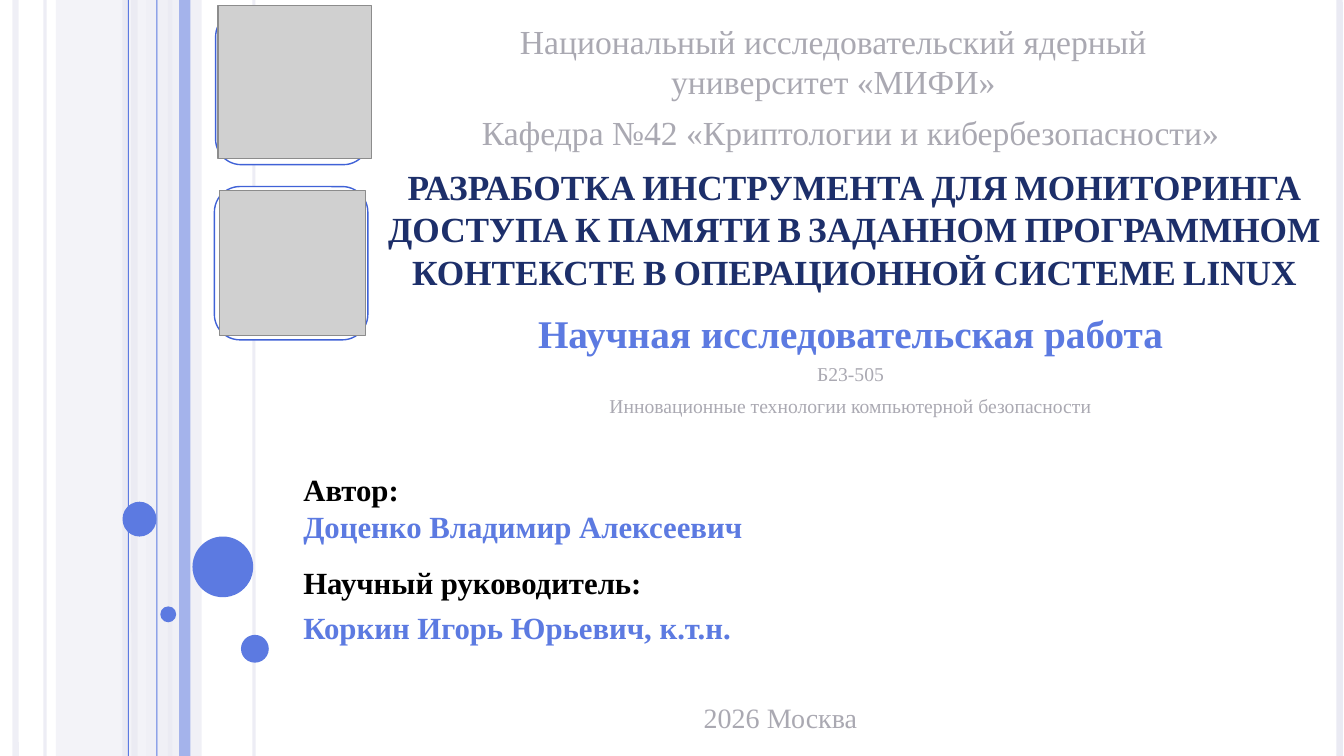
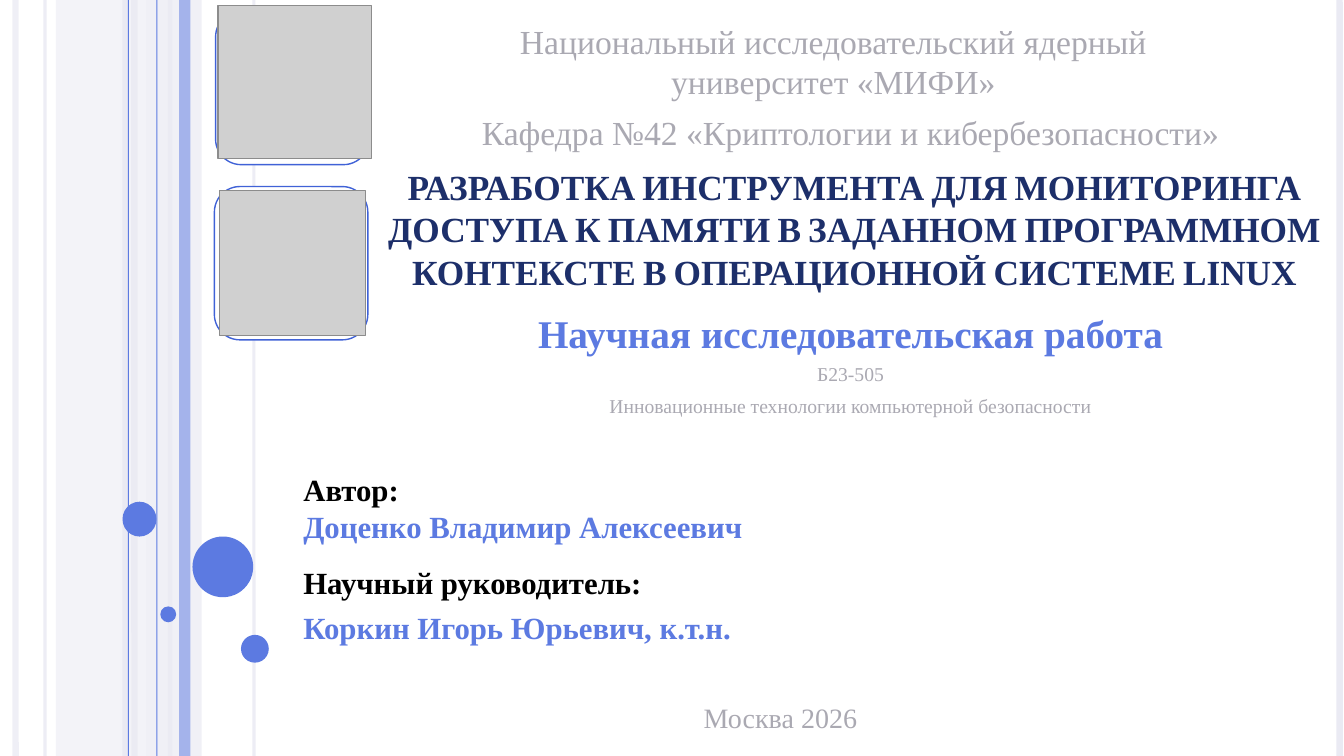
Before and after one commit to HotHeadd/nir_mephi, a slide deck: slide 1 of part2/Презентация.pptx. Drawn at 1344x756 pixels with LibreOffice and Linux fonts; fonts in the diff are those of the drawing; grey boxes stand for pictures. Boxes give left, top, right and bottom in pixels: in the first picture for what was removed or moved away, otherwise in the second. Text is boxed around its words. In the diff, an @@ line names an element or a change of style, - is before the commit and + after.

```diff
--- a/part2/Презентация.pptx
+++ b/part2/Презентация.pptx
@@ text at [704, 709, 857, 728]: text changed @@
-2026 Москва
+Москва 2026
```
Also in this commit, not shown: 7 other slides changed, 4 other files.
